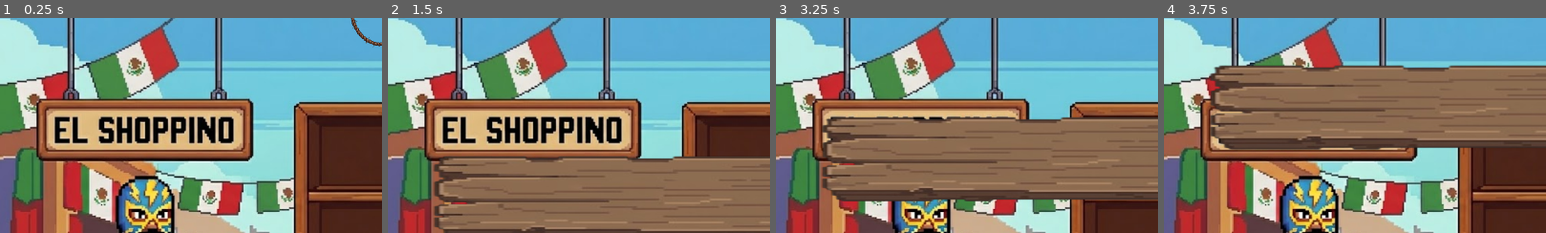
Above: before the commit, frames 1-4 (left to right).
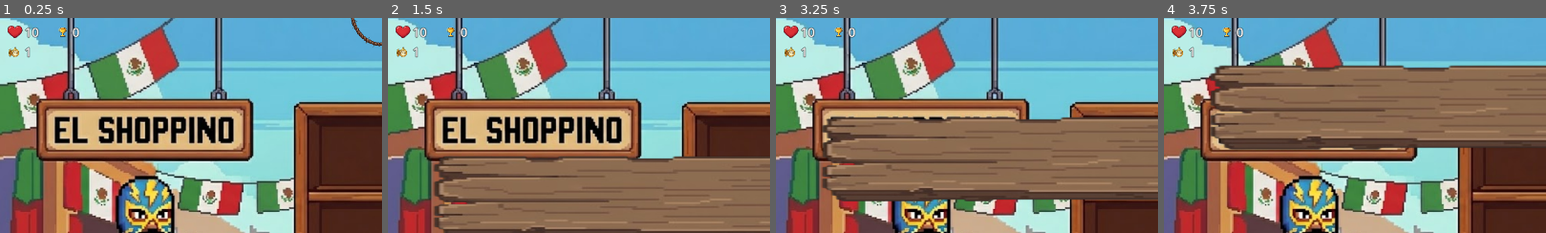
Above: after the commit, the same moments.

Repository: Khuanisko/Luchadores-Blitz-Reloaded
Game: Godot game, scene res://scenes/shop/shop.tscn
The game is run twice, just before and just after one commit, with the same random seed, the same clock (stepped at 60 frames per second) and the same inputs.
Inputs (mouse positions are % of the whole screen's width and height, from its top left):
- Up to frame 1 (0.25 s): no input
- Up to frame 2 (1.5 s): click "🎲 REROLL (-1)" at 0.5 s; click (50, 8) at 1.25 s
- Up to frame 3 (3.25 s): click "🎲 REROLL (-1)" at 2 s; click (50, 8) at 2.75 s
- Up to frame 4 (3.75 s): click "🎲 REROLL (-1)" at 3.5 s
The pictures show only the part of the screen within x 0-50%, y 1-51%; the shares and areas given below are measured in that part.

The runs differ from the first frame. In frame 1, 0.6% of the frame differs, in the area x 2-21%, y 3-19%; in frame 2, 0.6%; in frame 3, 0.6%; in frame 4, 0.6%.

Commit message:
feat: Add HUD counter for lives, wins, and rounds

Diff:
--- a/scenes/battle/battle_arena.gd
+++ b/scenes/battle/battle_arena.gd
@@ -4,6 +4,9 @@
 @onready var background: TextureRect = $Background
 @onready var result_label: Label = $UILayer/ResultLabel
 @onready var fighters_container: Node2D = $FightersContainer
+@onready var hp_label: Label = $UILayer/HUD/HPContainer/HPLabel
+@onready var wins_label: Label = $UILayer/HUD/WinsContainer/WinsLabel
+@onready var round_label: Label = $UILayer/HUD/RoundContainer/RoundLabel
 
 const FIGHTER_SCENE = preload("res://scenes/battle/fighter.tscn")
 
@@ -24,6 +27,7 @@
 
 func _ready() -> void:
 	_setup_battle()
+	_update_hud()
 
 	# intro label anim
 	if label:
@@ -169,6 +173,19 @@
 
 func _end_game(text: String, color: Color) -> void:
 	is_battle_active = false
+
+	# Update game state based on result
+	if text == "ROUND WON":
+		GameData.player_wins += 1
+	elif text == "ROUND LOST":
+		GameData.player_lives -= 1
+	# DRAW: no changes to lives or wins
+
+	# Always increment round counter
+	GameData.current_round += 1
+
+	_update_hud()
+
 	if result_label:
 		result_label.text = text
 		result_label.add_theme_color_override("font_color", color)
@@ -177,5 +194,21 @@
 		# Fade out logic (wait then fade then change scene)
 		await get_tree().create_timer(2.0).timeout
 
+		# Check if game over (no lives left)
+		if GameData.player_lives <= 0:
+			# TODO: Could add game over scene here
+			GameData.player_lives = 10
+			GameData.player_wins = 0
+			GameData.current_round = 1
+
 		# Return to shop
 		get_tree().change_scene_to_file("res://scenes/shop/shop.tscn")
+
+
+func _update_hud() -> void:
+	if hp_label:
+		hp_label.text = str(GameData.player_lives)
+	if wins_label:
+		wins_label.text = str(GameData.player_wins)
+	if round_label:
+		round_label.text = str(GameData.current_round)
--- a/scenes/battle/battle_arena.tscn
+++ b/scenes/battle/battle_arena.tscn
@@ -1,7 +1,10 @@
-[gd_scene load_steps=3 format=3 uid="uid://battle_arena_scene"]
+[gd_scene load_steps=6 format=3 uid="uid://battle_arena_scene"]
 
 [ext_resource type="Script" path="res://scenes/battle/battle_arena.gd" id="1_battle"]
 [ext_resource type="Texture2D" path="res://assets/sprites/rings/Backyard.png" id="2_bg"]
+[ext_resource type="Texture2D" path="res://assets/sprites/shop/heart.png" id="3_heart"]
+[ext_resource type="Texture2D" path="res://assets/sprites/shop/wins.png" id="4_wins"]
+[ext_resource type="Texture2D" path="res://assets/sprites/shop/round.png" id="5_round"]
 
 [node name="BattleArena" type="Control"]
 layout_mode = 3
@@ -68,3 +71,69 @@
 text = "ROUND WON"
 horizontal_alignment = 1
 vertical_alignment = 1
+
+[node name="HUD" type="Control" parent="UILayer"]
+anchors_preset = 0
+offset_left = 20.0
+offset_top = 20.0
+offset_right = 300.0
+offset_bottom = 120.0
+
+[node name="HPContainer" type="HBoxContainer" parent="UILayer/HUD"]
+offset_right = 150.0
+offset_bottom = 40.0
+
+[node name="HeartIcon" type="TextureRect" parent="UILayer/HUD/HPContainer"]
+custom_minimum_size = Vector2(40, 40)
+texture = ExtResource("3_heart")
+expand_mode = 1
+stretch_mode = 5
+
+[node name="HPLabel" type="Label" parent="UILayer/HUD/HPContainer"]
+custom_minimum_size = Vector2(50, 40)
+theme_override_colors/font_color = Color(1, 1, 1, 1)
+theme_override_colors/font_outline_color = Color(0, 0, 0, 1)
+theme_override_constants/outline_size = 4
+theme_override_font_sizes/font_size = 32
+text = "3"
+vertical_alignment = 1
+
+[node name="WinsContainer" type="HBoxContainer" parent="UILayer/HUD"]
+offset_left = 120.0
+offset_right = 270.0
+offset_bottom = 40.0
+
+[node name="WinsIcon" type="TextureRect" parent="UILayer/HUD/WinsContainer"]
+custom_minimum_size = Vector2(40, 40)
+texture = ExtResource("4_wins")
+expand_mode = 1
+stretch_mode = 5
+
+[node name="WinsLabel" type="Label" parent="UILayer/HUD/WinsContainer"]
+custom_minimum_size = Vector2(50, 40)
+theme_override_colors/font_color = Color(1, 1, 1, 1)
+theme_override_colors/font_outline_color = Color(0, 0, 0, 1)
+theme_override_constants/outline_size = 4
+theme_override_font_sizes/font_size = 32
+text = "0"
+vertical_alignment = 1
+
+[node name="RoundContainer" type="HBoxContainer" parent="UILayer/HUD"]
+offset_top = 50.0
+offset_right = 150.0
+offset_bottom = 90.0
+
+[node name="RoundIcon" type="TextureRect" parent="UILayer/HUD/RoundContainer"]
+custom_minimum_size = Vector2(40, 40)
+texture = ExtResource("5_round")
+expand_mode = 1
+stretch_mode = 5
+
+[node name="RoundLabel" type="Label" parent="UILayer/HUD/RoundContainer"]
+custom_minimum_size = Vector2(50, 40)
+theme_override_colors/font_color = Color(1, 1, 1, 1)
+theme_override_colors/font_outline_color = Color(0, 0, 0, 1)
+theme_override_constants/outline_size = 4
+theme_override_font_sizes/font_size = 32
+text = "1"
+vertical_alignment = 1
--- a/scenes/shop/shop.gd
+++ b/scenes/shop/shop.gd
@@ -21,6 +21,9 @@
 @onready var fight_button: Button = $FightButton
 @onready var gold_label: Label = $GoldLabel
 @onready var team_board: Control = $TeamBoard
+@onready var hp_label: Label = $HUD/HPContainer/HPLabel
+@onready var wins_label: Label = $HUD/WinsContainer/WinsLabel
+@onready var round_label: Label = $HUD/RoundContainer/RoundLabel
 
 
 func _ready() -> void:
@@ -30,6 +33,7 @@
 	_connect_signals()
 	_update_gold_display()
 	_update_fight_button()
+	_update_hud()
 
 
 func _restore_team() -> void:
@@ -190,3 +194,12 @@
 
 	# Transition to battle arena
 	get_tree().change_scene_to_file("res://scenes/battle/battle_arena.tscn")
+
+
+func _update_hud() -> void:
+	if hp_label:
+		hp_label.text = str(GameData.player_lives)
+	if wins_label:
+		wins_label.text = str(GameData.player_wins)
+	if round_label:
+		round_label.text = str(GameData.current_round)
--- a/scenes/shop/shop.tscn
+++ b/scenes/shop/shop.tscn
@@ -1,9 +1,12 @@
-[gd_scene load_steps=5 format=3 uid="uid://df50slakhs8gj"]
+[gd_scene load_steps=8 format=3 uid="uid://df50slakhs8gj"]
 
 [ext_resource type="Script" uid="uid://1hf3up5viqj6" path="res://scenes/shop/shop.gd" id="1_main"]
 [ext_resource type="Texture2D" uid="uid://cejglfmmex0wm" path="res://assets/sprites/shop/shop.jpg" id="2_shopbg"]
 [ext_resource type="PackedScene" path="res://scenes/shop/shopkeeper.tscn" id="3_shopkeeper"]
 [ext_resource type="PackedScene" uid="uid://cteamboard_scene" path="res://scenes/shop/team_board.tscn" id="4_teamboard"]
+[ext_resource type="Texture2D" path="res://assets/sprites/shop/heart.png" id="5_heart"]
+[ext_resource type="Texture2D" path="res://assets/sprites/shop/wins.png" id="6_wins"]
+[ext_resource type="Texture2D" path="res://assets/sprites/shop/round.png" id="7_round"]
 
 [node name="Shop" type="Control"]
 layout_mode = 3
@@ -24,6 +27,73 @@
 texture = ExtResource("2_shopbg")
 expand_mode = 1
 stretch_mode = 6
+
+[node name="HUD" type="Control" parent="."]
+layout_mode = 1
+anchors_preset = 0
+offset_left = 20.0
+offset_top = 20.0
+offset_right = 300.0
+offset_bottom = 120.0
+
+[node name="HPContainer" type="HBoxContainer" parent="HUD"]
+offset_right = 150.0
+offset_bottom = 40.0
+
+[node name="HeartIcon" type="TextureRect" parent="HUD/HPContainer"]
+custom_minimum_size = Vector2(40, 40)
+texture = ExtResource("5_heart")
+expand_mode = 1
+stretch_mode = 5
+
+[node name="HPLabel" type="Label" parent="HUD/HPContainer"]
+custom_minimum_size = Vector2(50, 40)
+theme_override_colors/font_color = Color(1, 1, 1, 1)
+theme_override_colors/font_outline_color = Color(0, 0, 0, 1)
+theme_override_constants/outline_size = 4
+theme_override_font_sizes/font_size = 32
+text = "3"
+vertical_alignment = 1
+
+[node name="WinsContainer" type="HBoxContainer" parent="HUD"]
+offset_left = 120.0
+offset_right = 270.0
+offset_bottom = 40.0
+
+[node name="WinsIcon" type="TextureRect" parent="HUD/WinsContainer"]
+custom_minimum_size = Vector2(40, 40)
+texture = ExtResource("6_wins")
+expand_mode = 1
+stretch_mode = 5
+
+[node name="WinsLabel" type="Label" parent="HUD/WinsContainer"]
+custom_minimum_size = Vector2(50, 40)
+theme_override_colors/font_color = Color(1, 1, 1, 1)
+theme_override_colors/font_outline_color = Color(0, 0, 0, 1)
+theme_override_constants/outline_size = 4
+theme_override_font_sizes/font_size = 32
+text = "0"
+vertical_alignment = 1
+
+[node name="RoundContainer" type="HBoxContainer" parent="HUD"]
+offset_top = 50.0
+offset_right = 150.0
+offset_bottom = 90.0
+
+[node name="RoundIcon" type="TextureRect" parent="HUD/RoundContainer"]
+custom_minimum_size = Vector2(40, 40)
+texture = ExtResource("7_round")
+expand_mode = 1
+stretch_mode = 5
+
+[node name="RoundLabel" type="Label" parent="HUD/RoundContainer"]
+custom_minimum_size = Vector2(50, 40)
+theme_override_colors/font_color = Color(1, 1, 1, 1)
+theme_override_colors/font_outline_color = Color(0, 0, 0, 1)
+theme_override_constants/outline_size = 4
+theme_override_font_sizes/font_size = 32
+text = "1"
+vertical_alignment = 1
 
 [node name="GoldLabel" type="Label" parent="."]
 layout_mode = 1
--- a/scripts/game_data.gd
+++ b/scripts/game_data.gd
@@ -1,6 +1,9 @@
 extends Node
 
-
+# Game state for HUD
+var player_lives: int = 10
+var player_wins: int = 0
+var current_round: int = 1
 
 var player_team: Array[UnitData] = []
 var enemy_team: Array[UnitData] = []
Binary file added: assets/sprites/shop/round.png
Not shown, added: assets/sprites/shop/round.png.import
Binary file added: assets/sprites/shop/wins.png
Not shown, added: assets/sprites/shop/wins.png.import
